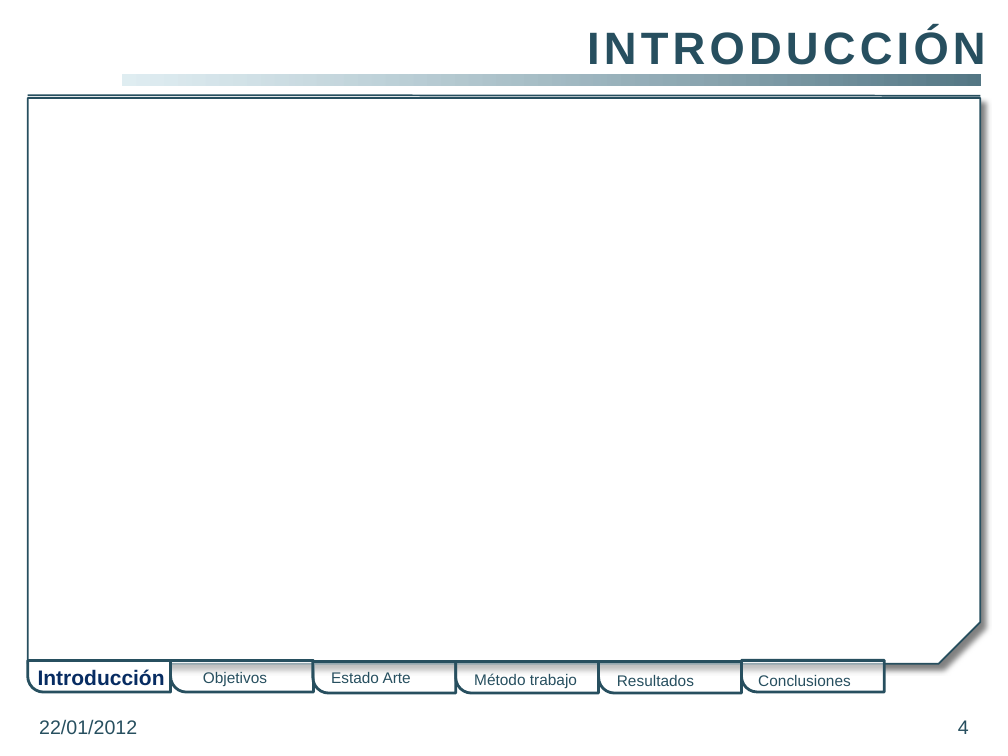
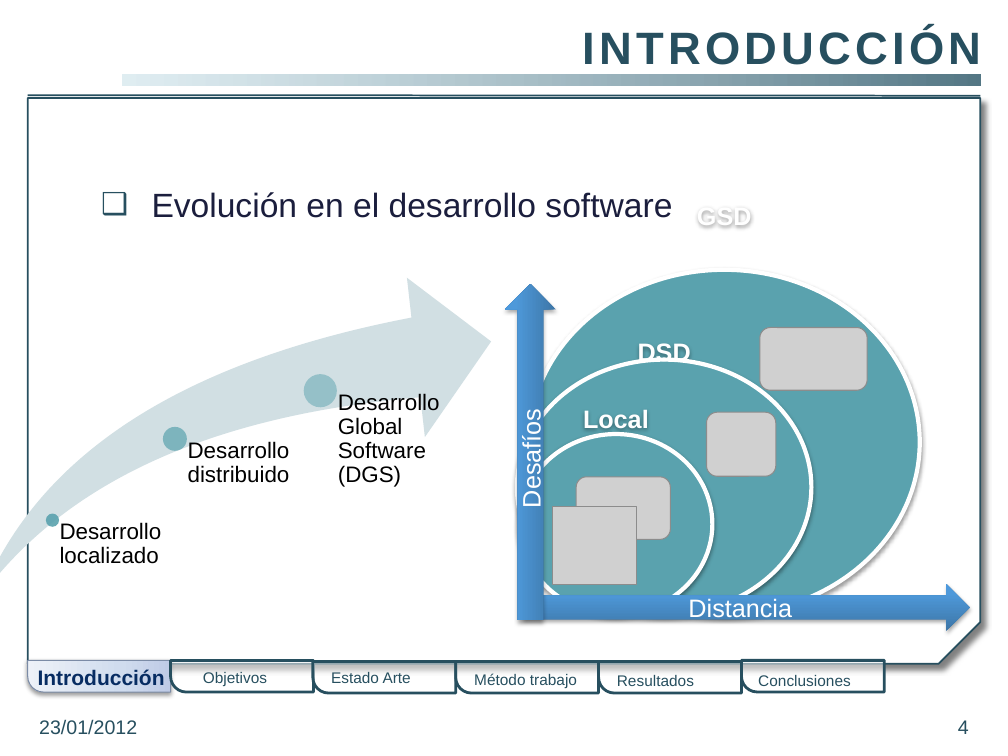
Before and after one commit to gangadhar001/repo-pfc, a slide deck: slide 4 of PFC/Presentacion/PresentacionPFC.pptx. Drawn at 1008x756 pixels with LibreOffice and Linux fonts; fonts in the diff are those of the drawing; grey boxes stand for pictures; background and template pictures are left out. Boxes give left, top, right and bottom in pixels: in the first picture for what was removed or moved away, otherwise in the second. Text is boxed around its words. In the diff, an @@ line names an element or a change of style, - is before the commit and + after.

```diff
--- a/PFC/Presentacion/PresentacionPFC.pptx
+++ b/PFC/Presentacion/PresentacionPFC.pptx
@@ title "INTRODUCCIÓN": place and size @@
-title "INTRODUCCIÓN" at [587, 29, 986, 65]
+title "INTRODUCCIÓN" at [583, 29, 982, 65]
@@ text added at [152, 192, 672, 218], 24 pt, text #1B1E3E @@
+❑ Evolución en el desarrollo software
@@ group added at [0, 278, 491, 597]: 3 ellipses, 3 texts, 1 swoosh arrow @@
+Desarrollo localizado
+Desarrollo distribuido
+Desarrollo Global Software (DGS)
@@ group added at [506, 270, 970, 631]: 4 pictures, 3 ellipses, 2 right arrows @@
+GSD
+DSD
+Local
+Distancia
+Desafíos
@@ round rect at [28, 661, 171, 692]: fill #FFFFFF to gradient #BFCDE7 to #D2DBED to #EDF1F9; outline #274F5F 2 pt to #7B8CA6 0.75 pt; shadow on @@
@@ text at [39, 719, 137, 735]: text changed @@
-22/01/2012
+23/01/2012
```
Also in this commit, not shown: 1 other slide changed, 11 slides added.
